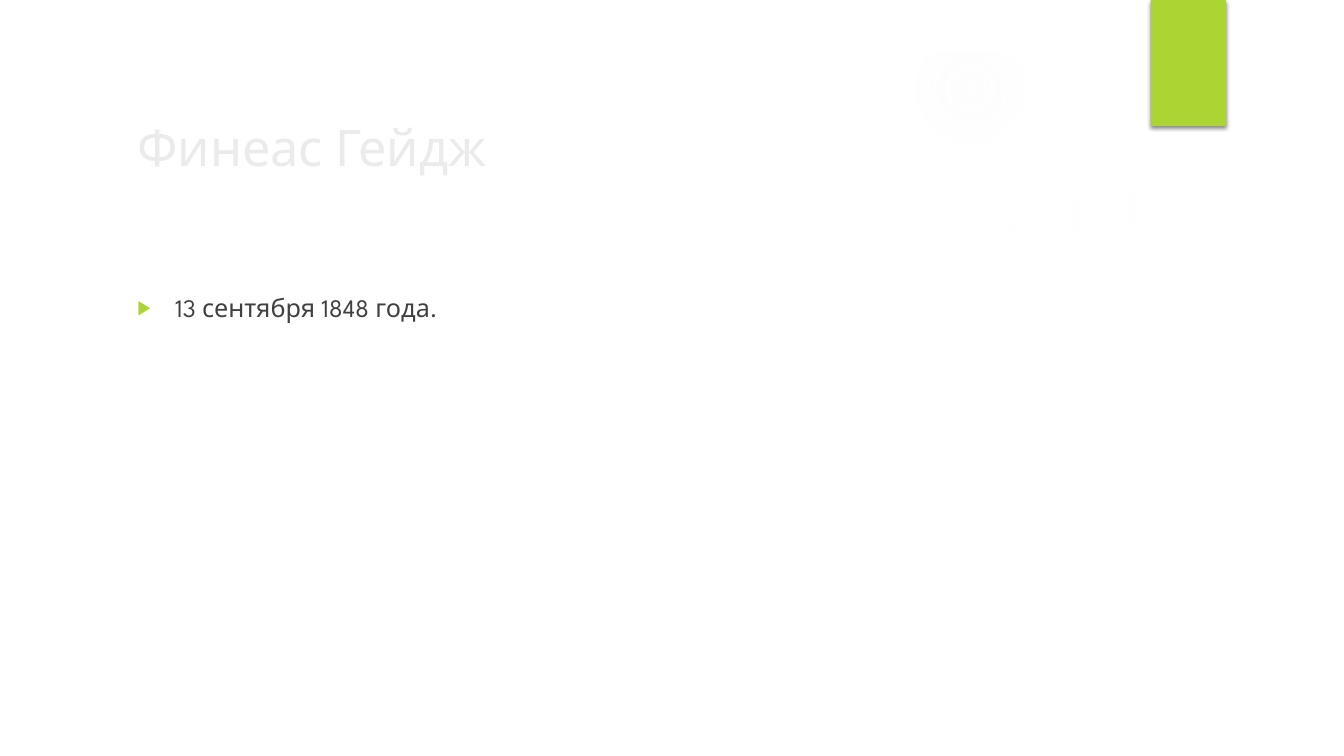
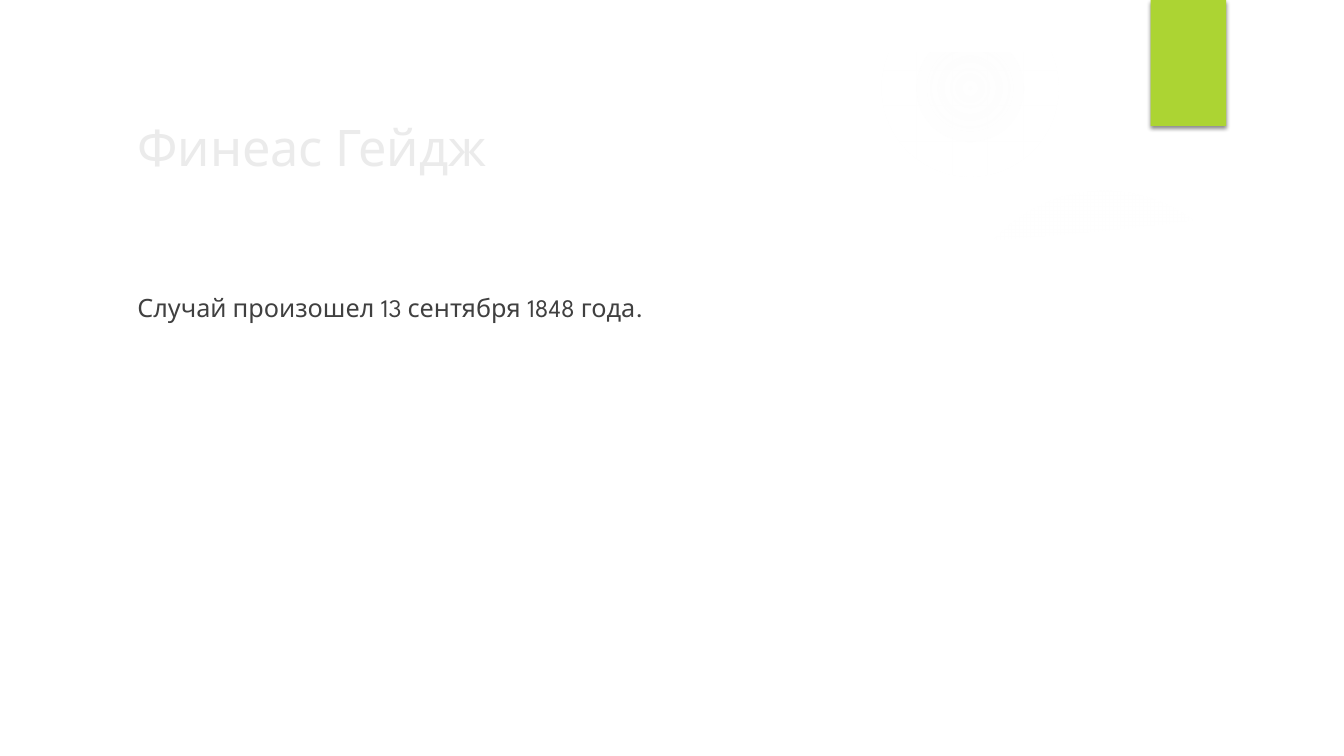
Before and after one commit to VladimirMakarevich/presentations, a slide deck: slide 13 of softskills/willpower/willpower.pptx (slide 14 before the commit). Drawn at 1344x756 pixels with LibreOffice and Linux fonts; fonts in the diff are those of the drawing; background and template pictures are left out. Boxes give left, top, right and bottom in pixels: in the first picture for what was removed or moved away, otherwise in the second. Text is boxed around its words. In the diff, an @@ line names an element or a change of style, - is before the commit and + after.

```diff
--- a/softskills/willpower/willpower.pptx
+++ b/softskills/willpower/willpower.pptx
@@ text at <box>137,298,636,323</box>: text changed @@
-▶ 13 сентября 1848 года.
+Случай произошел 13 сентября 1848 года.
```
Also in this commit, not shown: 8 other slides changed, 10 slides added, 8 slides removed.
